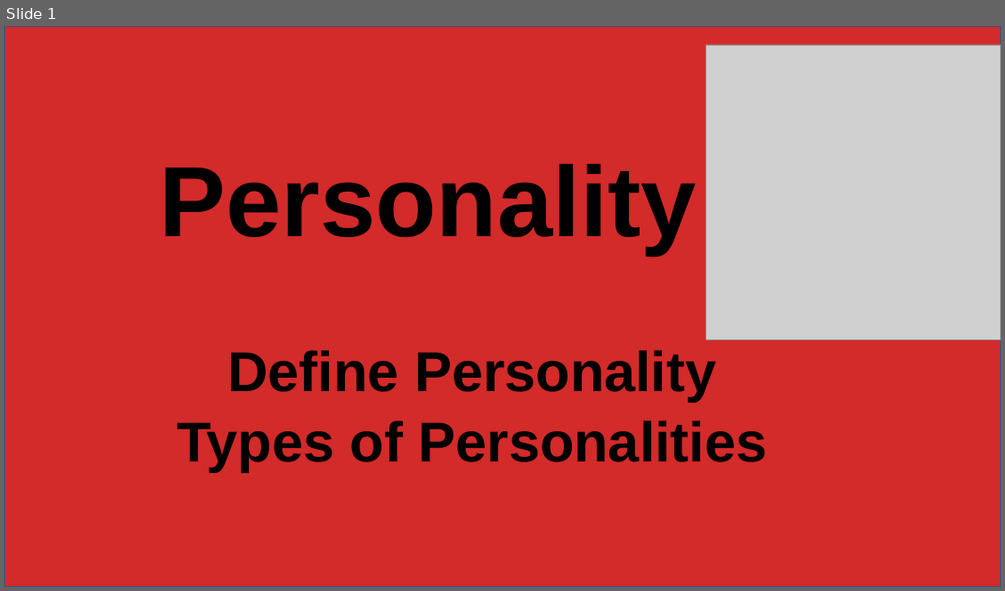
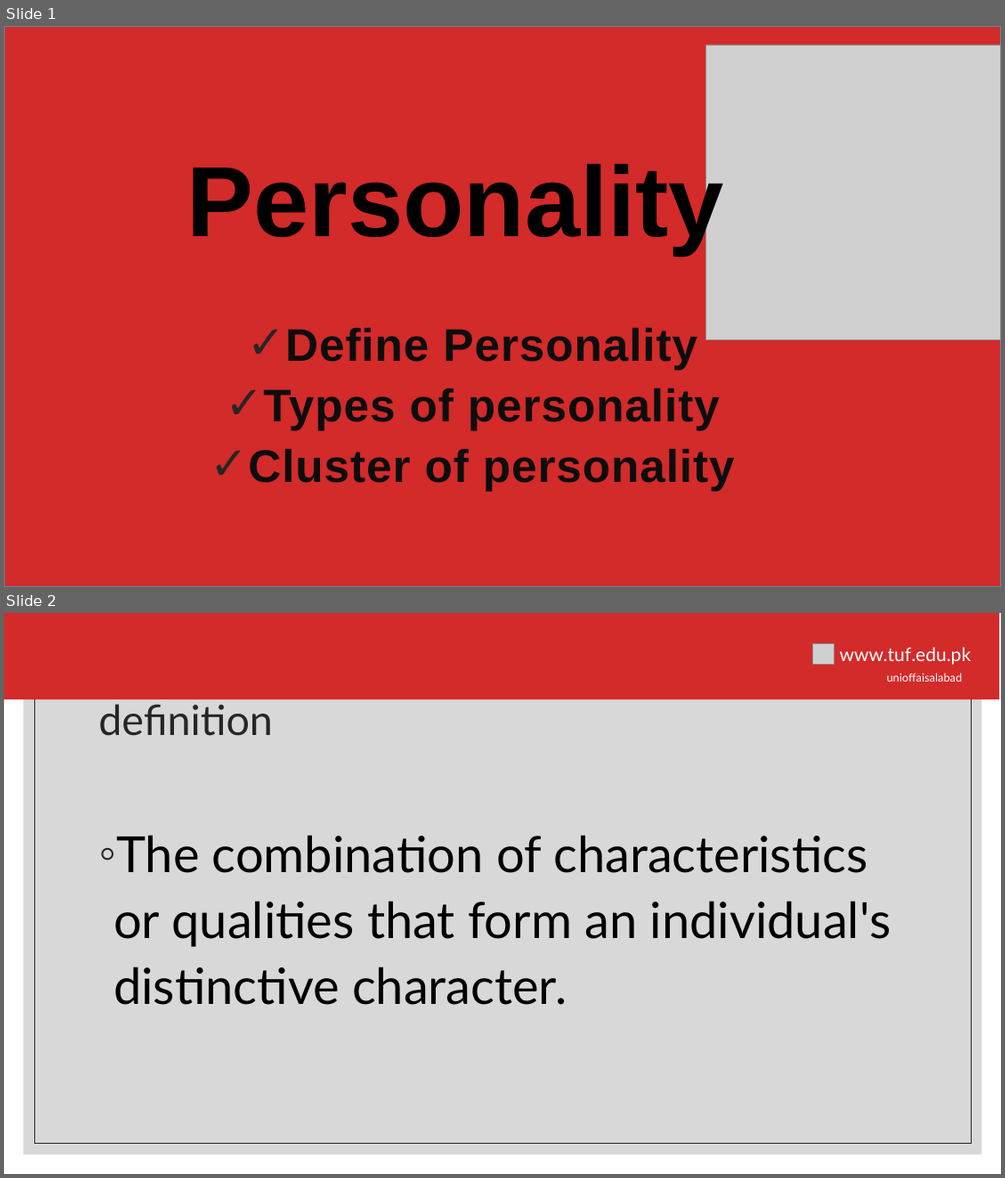
Before and after one commit to hamnasz/Semester-IV, a slide deck: Psychology/Mids/Slides/Lecture # 6.pptx. Shown one above the other, each under a label of ours: slide 1 before the commit, slides 1 and 2 after it. The pictures are 1005x591 and 1005x1178 pixels, drawn with LibreOffice and Linux fonts; fonts in the diff are those of the drawing; grey boxes stand for pictures; background and template pictures are left out. Boxes give left, top, right and bottom in pixels: in the first picture for what was removed or moved away, otherwise in the second. Text is boxed around its words. In the diff, an @@ line names an element or a change of style, - is before the commit and + after.

```diff
--- a/Psychology/Mids/Slides/Lecture # 6.pptx
+++ b/Psychology/Mids/Slides/Lecture # 6.pptx
@@ slide 2 added at (4, 613, 1001, 1174), background #FFFFFF @@
@@ rectangle added at (24, 633, 982, 1154), fill #BFBFBF at 60% opacity @@
@@ rectangle added at (34, 643, 971, 1143), outline #262626 0.5 pt @@
@@ group added at (4, 613, 999, 699): 2 texts, 1 rectangle, 1 picture @@
+unioffaisalabad
+www.tuf.edu.pk
@@ title added at (98, 698, 273, 736), 40 pt, text #262626 @@
+definition
@@ text added at (113, 835, 891, 1005), 48 pt, text #000000 @@
+◦ The combination of characteristics or qualities that form an individual's distinctive character.
@@ slide 1 changed as well @@
@@ rectangle at (4, 26, 1001, 587): outline #325491 1 pt to #6D879B 1 pt @@
@@ rectangle added at (111, 130, 894, 483), fill #FFFFFF @@
@@ text "Personality" rewrapped from (160, 164, 696, 254) to (187, 157, 724, 254) @@
@@ subtitle "Define Personality": place and size @@
-subtitle "Define Personality" at (177, 350, 768, 472)
+subtitle "Define Personality" at (248, 328, 735, 491)
@@ subtitle at (285, 328, 697, 370): size 54 to 44 pt, text colour #000000 to #0D0D0D, letter spacing 0 to 0.8 pt in "Define Personality"; bullet none to ✓; line spacing 0.9 to 1.1; less space between paragraphs @@
@@ subtitle at (248, 388, 735, 491): text changed; size 54 to 44 pt; text colour #000000 to #0D0D0D @@
-Types of Personalities
+✓ Types of personality
+✓ Cluster of personality
```
Also in this commit, not shown: 2 other slides changed, 8 other slides added, 9 slides removed, 4 other files.
